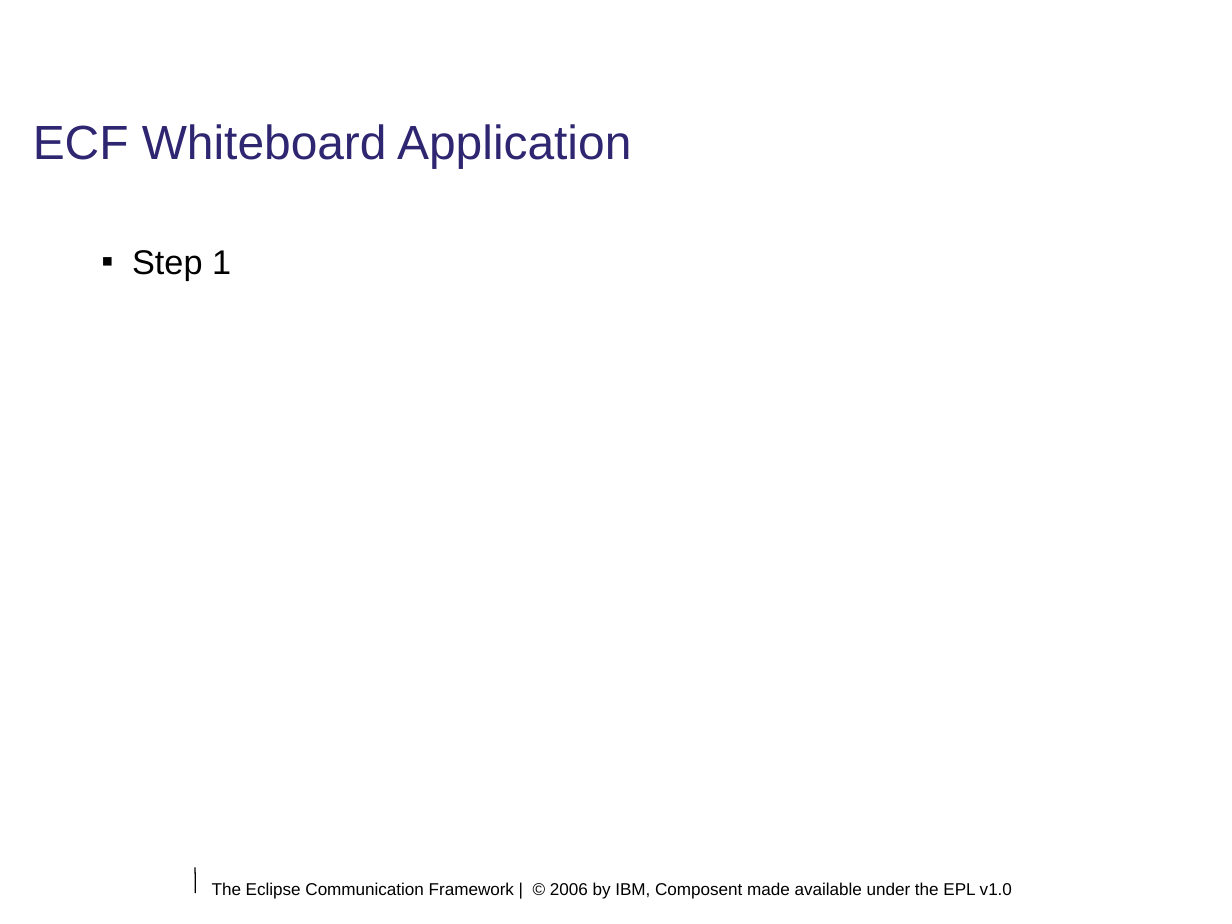
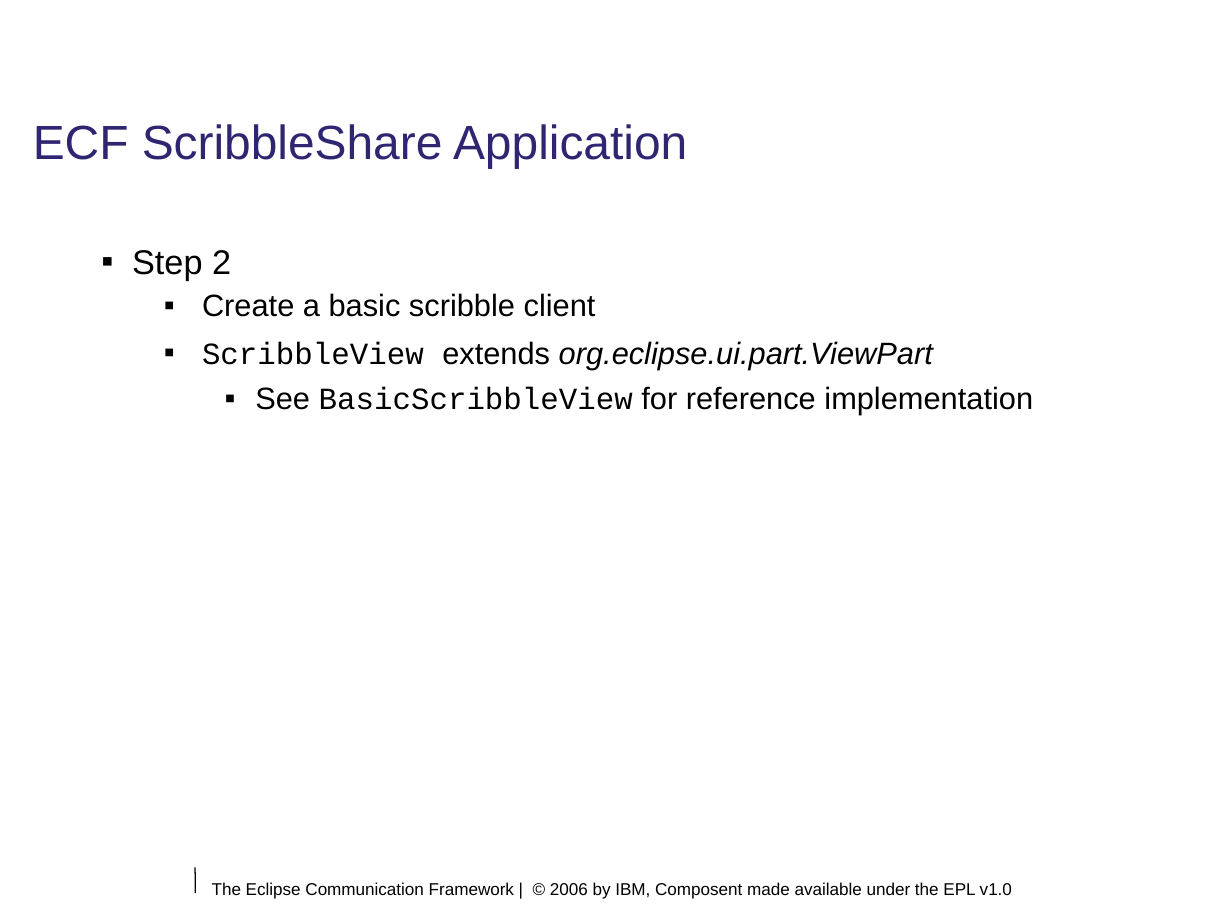
Before and after one commit to eclipse/ecf, a slide deck: slide 16 of doc/tutorials/EclipseCON 2006/module2.odp. Drawn at 1232x924 pixels with LibreOffice and Linux fonts; fonts in the diff are those of the drawing; background and template pictures are left out. Boxes give left, top, right and bottom in pixels: in the first picture for what was removed or moved away, otherwise in the second. Text is boxed around its words. In the diff, an @@ line names an element or a change of style, - is before the commit and + after.

```diff
--- a/doc/tutorials/EclipseCON 2006/module2.odp
+++ b/doc/tutorials/EclipseCON 2006/module2.odp
@@ title at [33, 124, 687, 168]: text changed @@
-ECF Whiteboard Application
+ECF ScribbleShare Application
@@ text at [132, 250, 1033, 415]: text changed; size 20 to 18 pt @@
-▪ Step 1
+▪ Step 2
+  ▪ Create a basic scribble client
+  ▪ ScribbleView extends org.eclipse.ui.part.ViewPart
+    ▪ See BasicScribbleView for reference implementation
```
Also in this commit, not shown: 2 other slides changed, 1 slide added, 1 slide removed, 1 other file.
